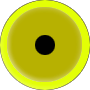
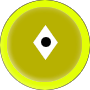
Before/after of a w=90, h=90 layered artwork. What changed in the layer stack:
added layer "Layer 7" above "s" over 41, 37, 51, 47
added layer "s" above "Layer 6" over 33, 25, 58, 60
moved "Layer 6" above "Brightness/Contrast 1", painted on it over 33, 33, 58, 57
